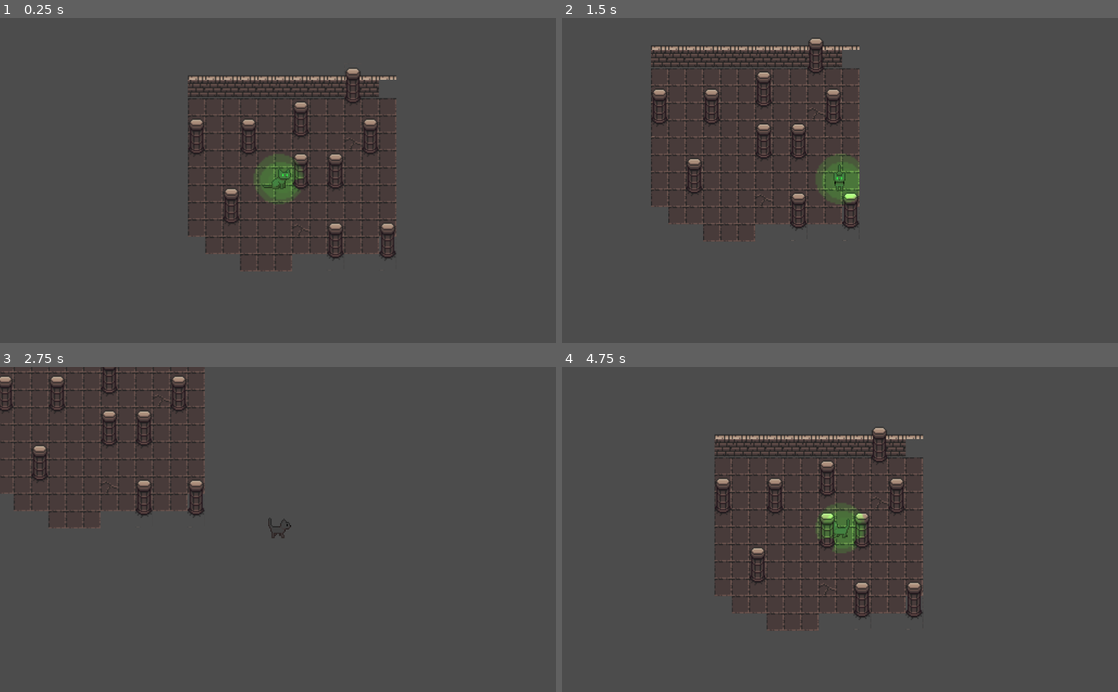
Above: before the commit, frames 1-4 (two rows, left to right).
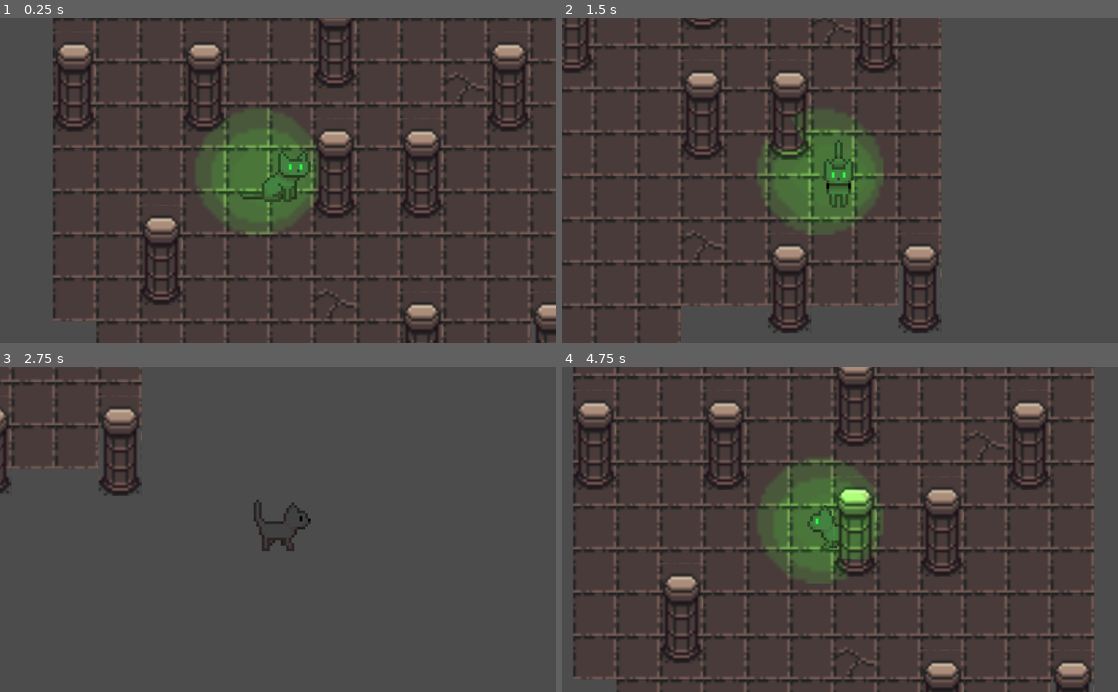
Above: after the commit, the same moments.

Repository: GaytisticDisaster/BABY
Game: Godot game, scene res://Game.tscn
Same seed, same stepped clock (60 frames per second), same inputs: the game is played once before the commit and once after it.
Inputs:
- Up to frame 1 (0.25 s): no input
- Up to frame 2 (1.5 s): tap Enter at 0.5 s; hold D (right) 0.53-1.28 s; hold Space (blink) 0.53-1.28 s; hold S (down) from 1.28 s (still down); tap Space (blink) at 1.35 s
- Up to frame 3 (2.75 s): release S (down) at 2.03 s; hold D (right) from 2.03 s (still down); hold Space (blink) from 2.03 s (still down)
- Up to frame 4 (4.75 s): release D (right) at 2.78 s; release Space (blink) at 2.78 s; hold W (up) 2.78-3.53 s; tap Space (blink) at 2.85, 4.35 s; hold Space (blink) 3.53-4.28 s; hold A (left) from 3.53 s (still down)

The runs differ from the first frame. In frame 1, 27% of the frame differs, in the area x 9-100%, y 0-100%; in frame 2, 19%; in frame 3, 4.5%; in frame 4, 28%, in the area x 2-96%, y 0-100%.

Commit message:
Improve pillar y-sorting by trimming pillar tile.
Start working on centering the eye light.

Diff:
--- a/src/BABY.gd
+++ b/src/BABY.gd
@@ -68,7 +68,6 @@
 		animation_str = animation_str + "_Closed"
 	else:
 		animation_str.trim_suffix("_Closed")
-
 
 	#print(animation_str)
 	if animation_str and !full_idle:
--- a/src/BABY.tscn
+++ b/src/BABY.tscn
@@ -37,6 +37,18 @@
 "method": "close_eyes"
 } ]
 }
+tracks/2/type = "value"
+tracks/2/path = NodePath("eyes:position")
+tracks/2/interp = 1
+tracks/2/loop_wrap = true
+tracks/2/imported = false
+tracks/2/enabled = true
+tracks/2/keys = {
+"times": PoolRealArray( 0, 0.3 ),
+"transitions": PoolRealArray( 1, 1 ),
+"update": 0,
+"values": [ Vector2( -7, -5 ), Vector2( -7, -5 ) ]
+}
 
 [sub_resource type="Animation" id=6]
 length = 0.001
@@ -324,6 +336,7 @@
 
 [node name="EYEOFSAURON" type="Camera2D" parent="."]
 current = true
+zoom = Vector2( 0.4, 0.4 )
 
 [node name="CollisionShape2D" type="CollisionShape2D" parent="."]
 position = Vector2( -1, 6.5 )
@@ -358,15 +371,12 @@
 anims/W_Up_Right = SubResource( 14 )
 
 [node name="eyes" type="Light2D" parent="."]
-position = Vector2( 0, -2 )
+position = Vector2( -8, -4 )
 scale = Vector2( 3, 3 )
 texture = ExtResource( 4 )
 texture_scale = 0.5
 color = Color( 0.0313726, 1, 0, 1 )
 shadow_enabled = true
-__meta__ = {
-"_edit_lock_": true
-}
 
 [node name="IdleTimer" type="Timer" parent="."]
 wait_time = 2.0
--- a/src/Game.tscn
+++ b/src/Game.tscn
@@ -330,7 +330,7 @@
 19/z_index = 0
 
 [sub_resource type="OccluderPolygon2D" id=16]
-polygon = PoolVector2Array( 2.52163, 27.8061, 3.00615, 27.9676, 13.827, 27.6446, 14.6345, 33.1358, 10.9199, 35.8814, 4.29819, 36.0429, 1.06808, 32.1668 )
+polygon = PoolVector2Array( 2.44507, 30.358, 5.13683, 32.8255, 10.6325, 33.4984, 13.4364, 30.6945 )
 
 [sub_resource type="ConvexPolygonShape2D" id=15]
 points = PoolVector2Array( 2.36012, 29.7442, 7.5283, 28.7752, 13.3425, 29.9057, 14.7961, 32.8128, 11.5659, 35.5584, 4.94421, 35.5584, 2.03711, 32.8128 )
@@ -352,7 +352,7 @@
 0/texture = ExtResource( 2 )
 0/tex_offset = Vector2( 0, 0 )
 0/modulate = Color( 1, 1, 1, 1 )
-0/region = Rect2( 80, 80, 16, 48 )
+0/region = Rect2( 80, 80, 16, 37 )
 0/tile_mode = 0
 0/occluder_offset = Vector2( 0, 0 )
 0/occluder = SubResource( 16 )
@@ -642,6 +642,7 @@
 tile_set = SubResource( 11 )
 cell_size = Vector2( 16, 16 )
 cell_tile_origin = 2
+cell_y_sort = true
 show_collision = true
 centered_textures = true
 format = 1
